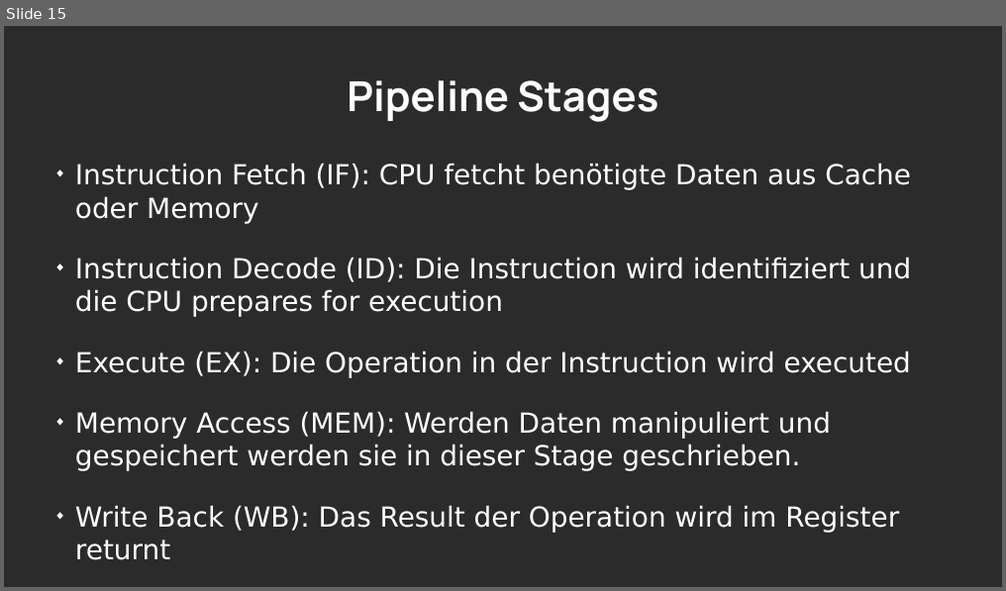
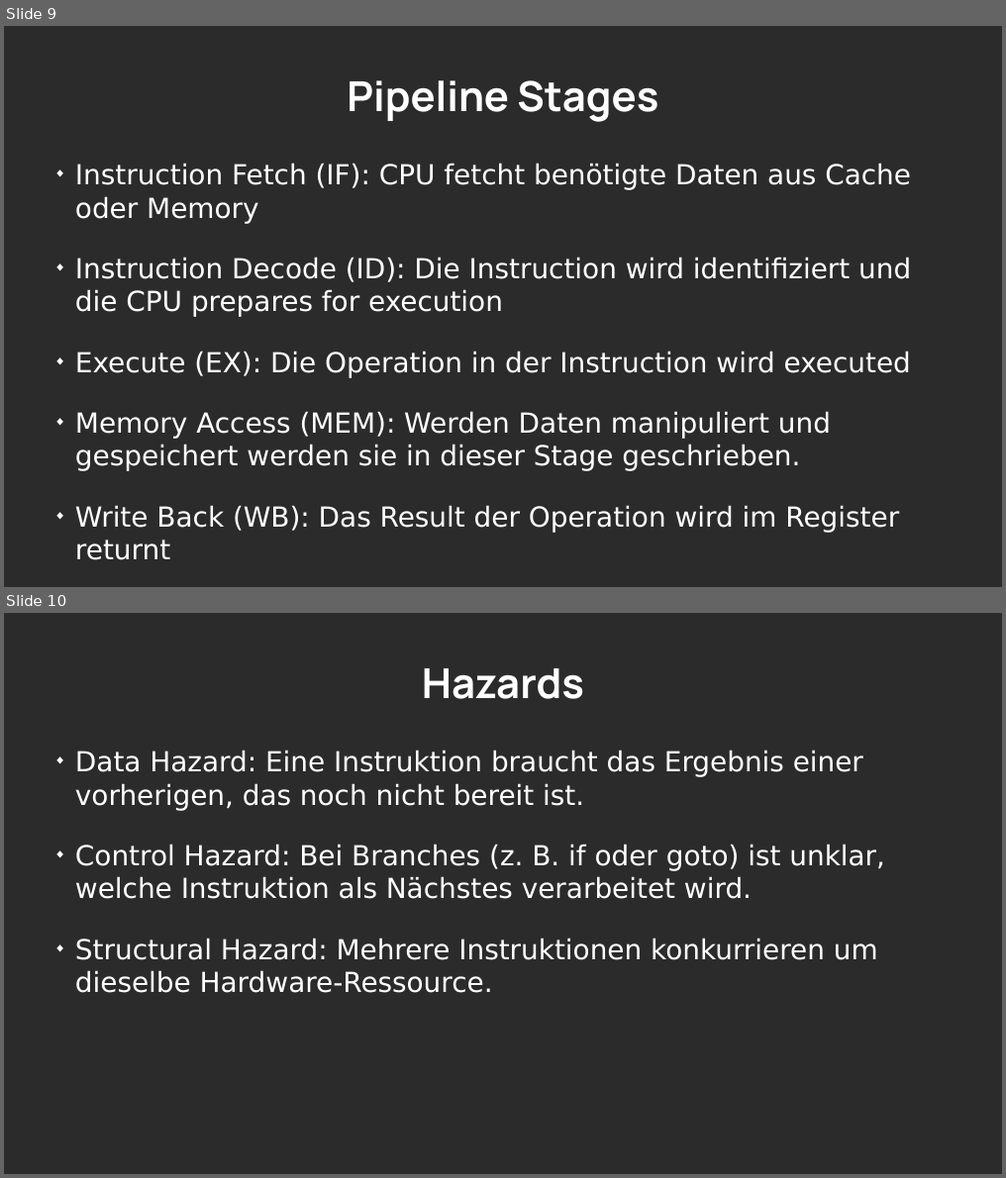
Before and after one commit to LordDreadfight/infpresentation, a slide deck: infCompilers.odp. Shown one above the other, each under a label of ours: slide 15 before the commit, slides 9 and 10 after it. The pictures are 1006x591 and 1006x1178 pixels, drawn with LibreOffice and Linux fonts; fonts in the diff are those of the drawing; background and template pictures are left out; a plain dark background stands for a picture behind light text. Boxes give left, top, right and bottom in pixels: in the first picture for what was removed or moved away, otherwise in the second. Text is boxed around its words. In the diff, an @@ line names an element or a change of style, - is before the commit and + after.

```diff
--- a/infCompilers.odp
+++ b/infCompilers.odp
@@ slide 10 added at <box>4,613,1002,1174</box>, background picture (left out) @@
@@ title added at <box>422,668,584,699</box>, 32.9 pt, text #FFFFFF, bold @@
+Hazards
@@ text added at <box>75,750,885,993</box>, 22 pt, text #FFFFFF @@
+◆ Data Hazard: Eine Instruktion braucht das Ergebnis einer vorherigen, das noch nicht bereit ist.
+◆ Control Hazard: Bei Branches (z. B. if oder goto) ist unklar, welche Instruktion als Nächstes verarbeitet wird.
+◆ Structural Hazard: Mehrere Instruktionen konkurrieren um dieselbe Hardware-Ressource.
@@ what was slide 15 is now slide 9 @@
```
Also in this commit, not shown: 5 slides changed, 14 other slides added, 9 slides removed, 5 other files.
